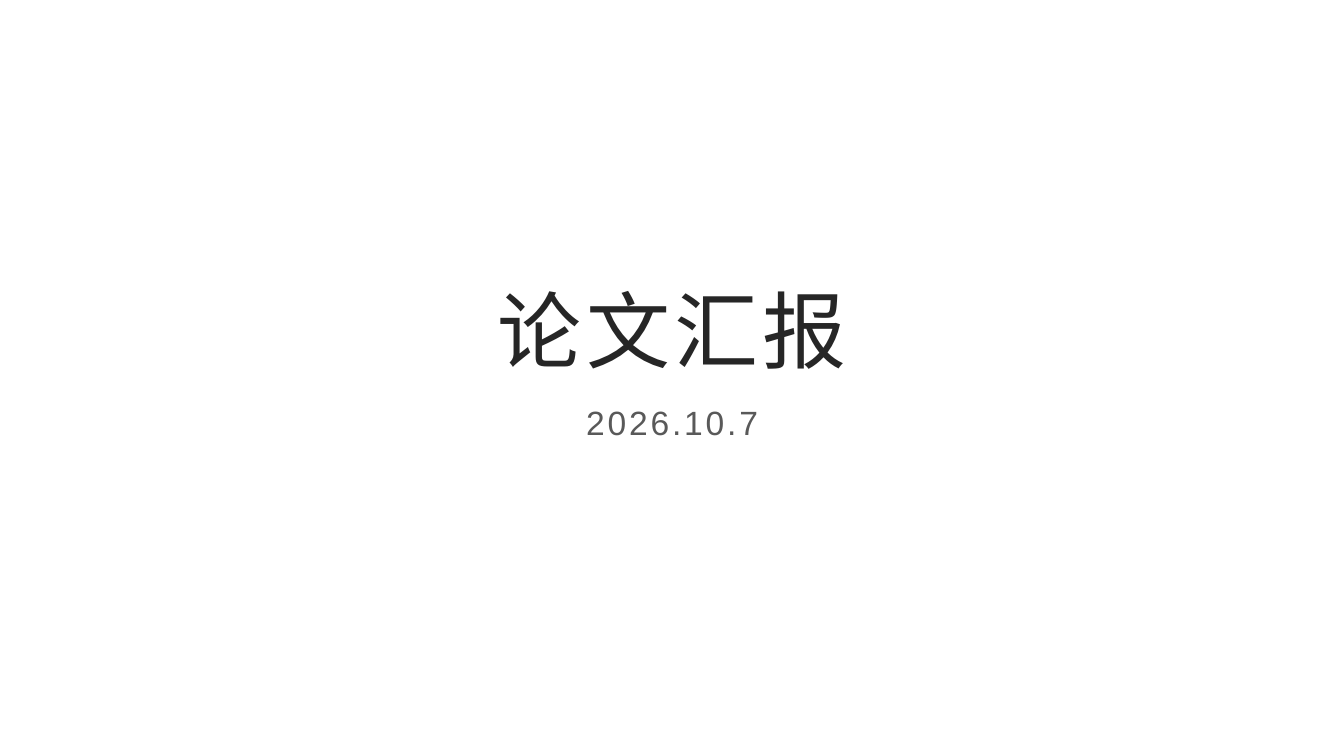
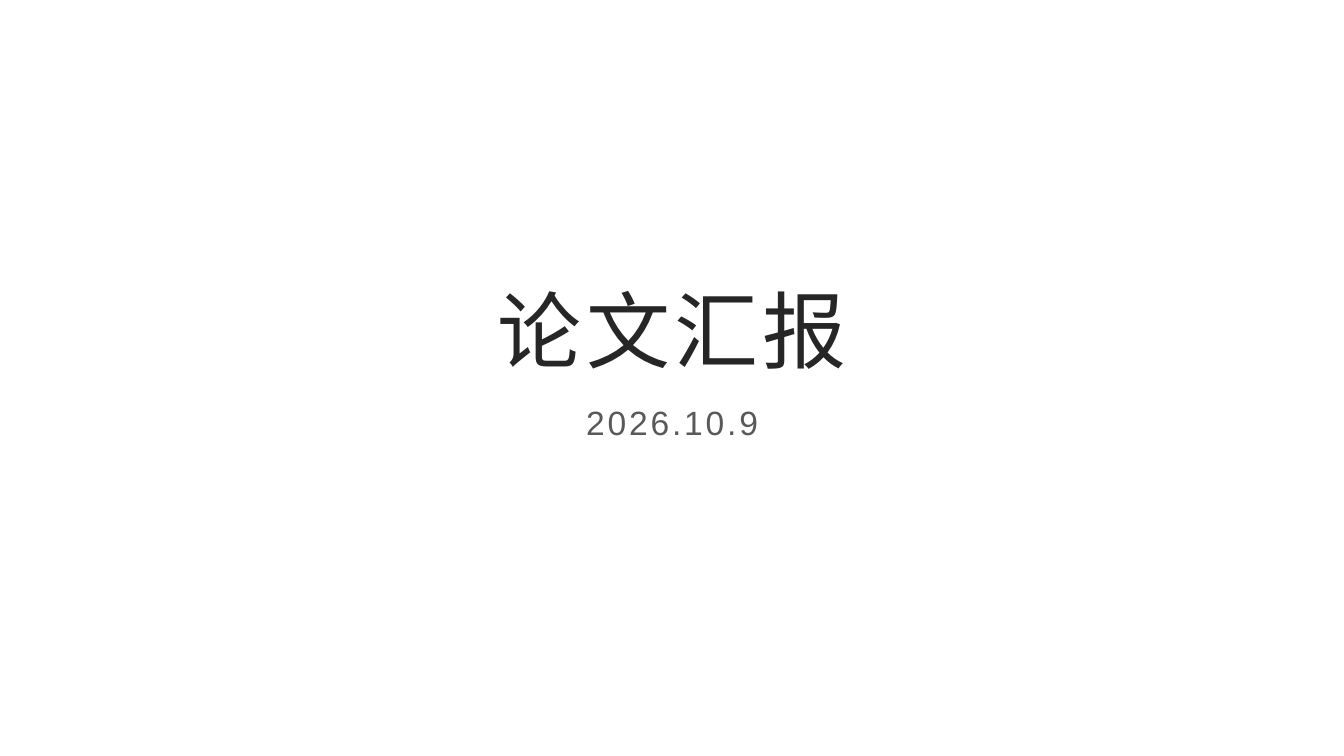
Before and after one commit to poembelief4/note, a slide deck: slide 1 of 李岩松/论文汇报.pptx. Drawn at 1344x756 pixels with LibreOffice and Linux fonts; fonts in the diff are those of the drawing. Boxes give left, top, right and bottom in pixels: in the first picture for what was removed or moved away, otherwise in the second. Text is boxed around its words. In the diff, an @@ line names an element or a change of style, - is before the commit and + after.

```diff
--- a/李岩松/论文汇报.pptx
+++ b/李岩松/论文汇报.pptx
@@ subtitle at <box>586,411,758,436</box>: text changed @@
-2026.10.7
+2026.10.9
```
Also in this commit, not shown: 1 other slide changed, 16 slides added, 49 other files.
